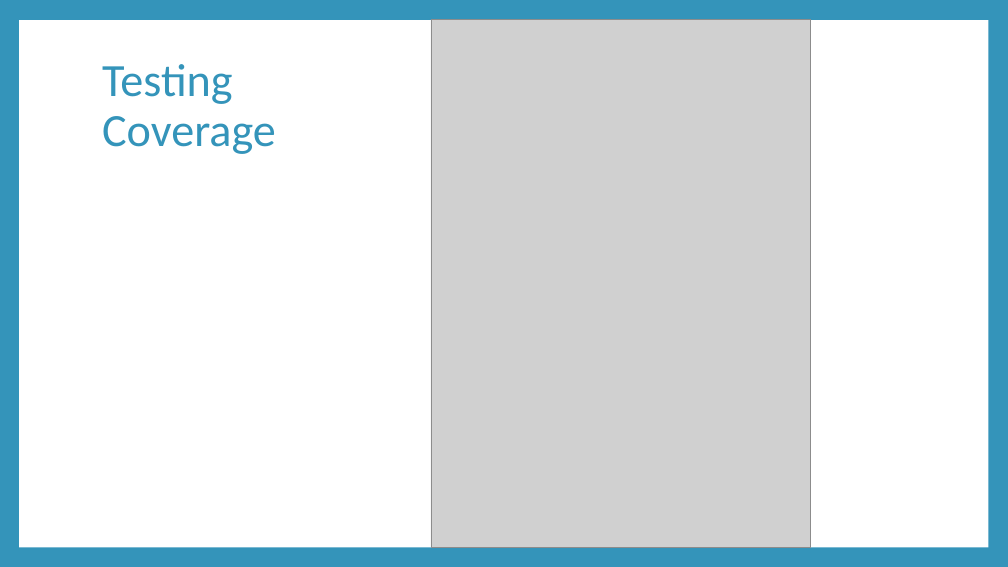
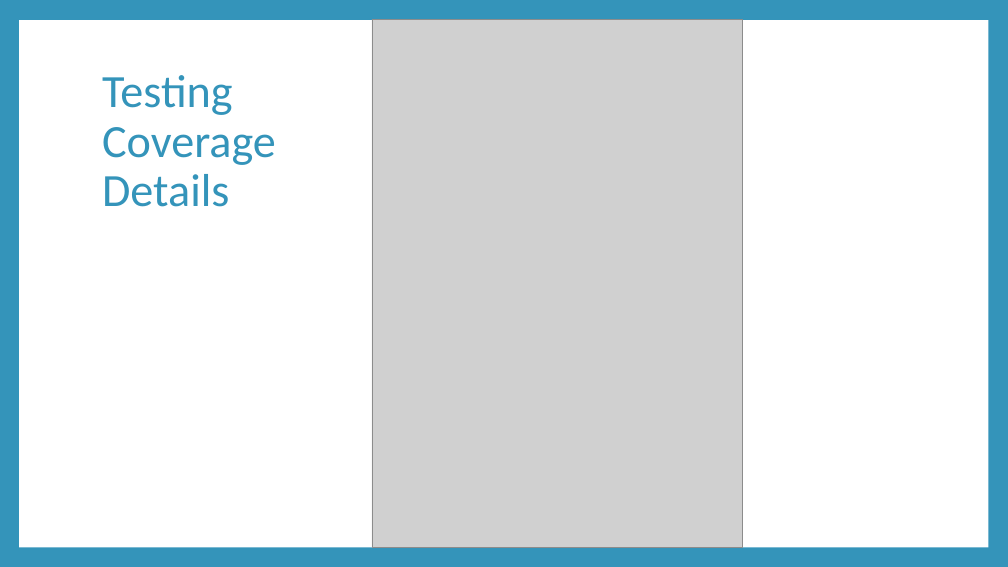
Before and after one commit to haandahl/income-experiences, a slide deck: slide 12 of DesignDocuments/Income Experiences.pptx. Drawn at 1008x567 pixels with LibreOffice and Linux fonts; fonts in the diff are those of the drawing; grey boxes stand for pictures. Boxes give left, top, right and bottom in pixels: in the first picture for what was removed or moved away, otherwise in the second. Text is boxed around its words. In the diff, an @@ line names an element or a change of style, - is before the commit and + after.

```diff
--- a/DesignDocuments/Income Experiences.pptx
+++ b/DesignDocuments/Income Experiences.pptx
@@ picture: place and size @@
-picture at <box>431,20,811,547</box>
+picture at <box>372,20,743,547</box>
@@ title at <box>102,75,276,207</box>: text changed @@
-Testing Coverage
+Testing Coverage Details
```
Also in this commit, not shown: 1 other slide changed, 3 other files.
